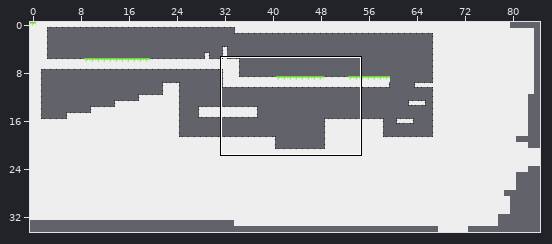
Two states of a Tiled map, testLevel.tmx. The picture above shows the old version from afar; the outline marks the close-up.
Close-up. First the earlier version:
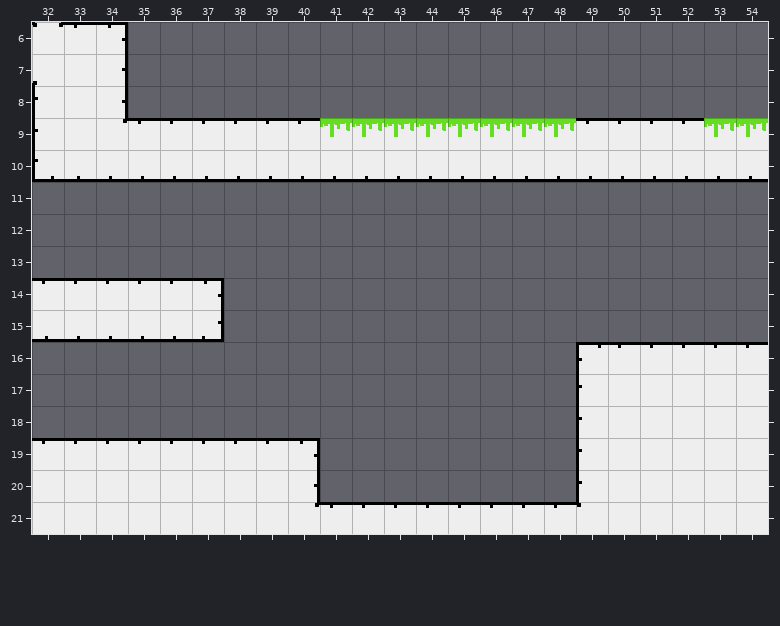
Cells are 32x32 px. Shown: x 32..54, y 6..21. The commit also changed other parts of the map, which this record leaves out.
And afterwards:
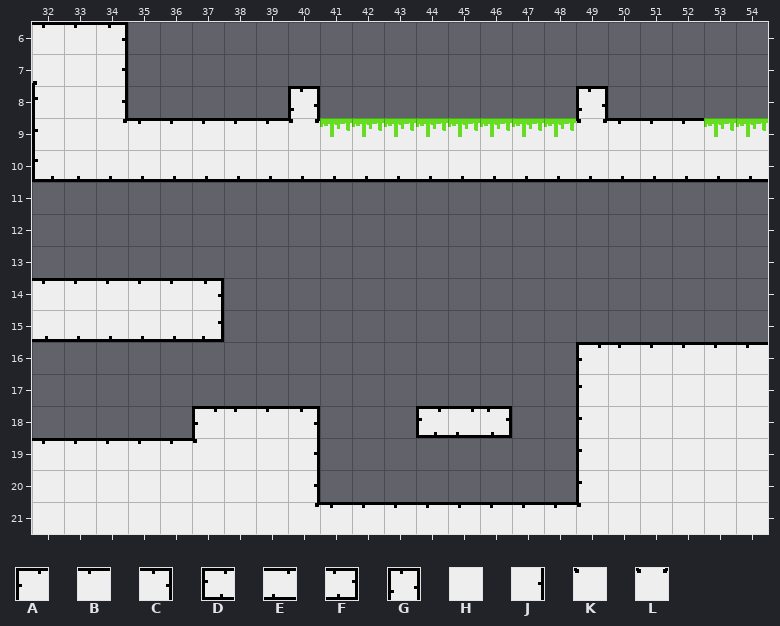
Key: from "tileSheet": A 0, B 1, C 2, D 5, E 6, F 7, G 8, H 16, J 17, K 19, L 35.
_ is an empty cell, . an unchanged one.
Edits made:
--- layer "level"
@@ x 32..32 @@
- 6 L
+ 6 B
@@ x 40..49 @@
- 8 _........_
- 9 B........B
+ 8 G........G
+ 9 L........L
@@ x 37..46 @@
-18 ____...___
-19 BBBC......
+18 ABBC...DEF
+19 KHHJ......
Where, in picture pixels (left, top, right, bottom), the same in both close-ups:
changed: (33, 22, 63, 28)
changed: (288, 86, 320, 124)
changed: (576, 86, 608, 124)
changed: (192, 406, 320, 457)
added: (416, 406, 512, 438)
